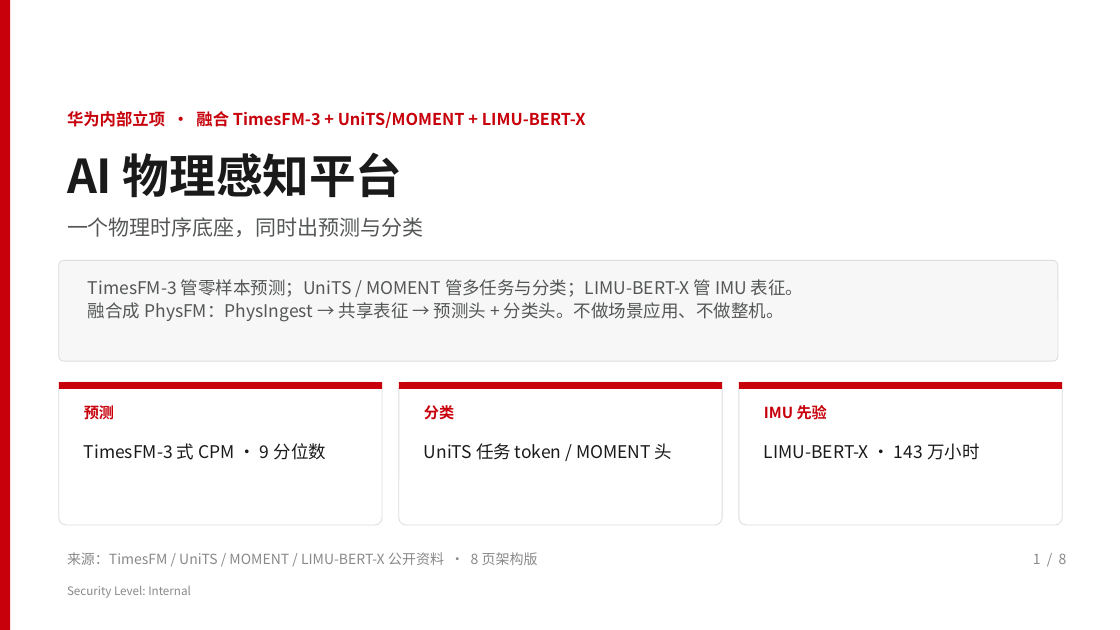
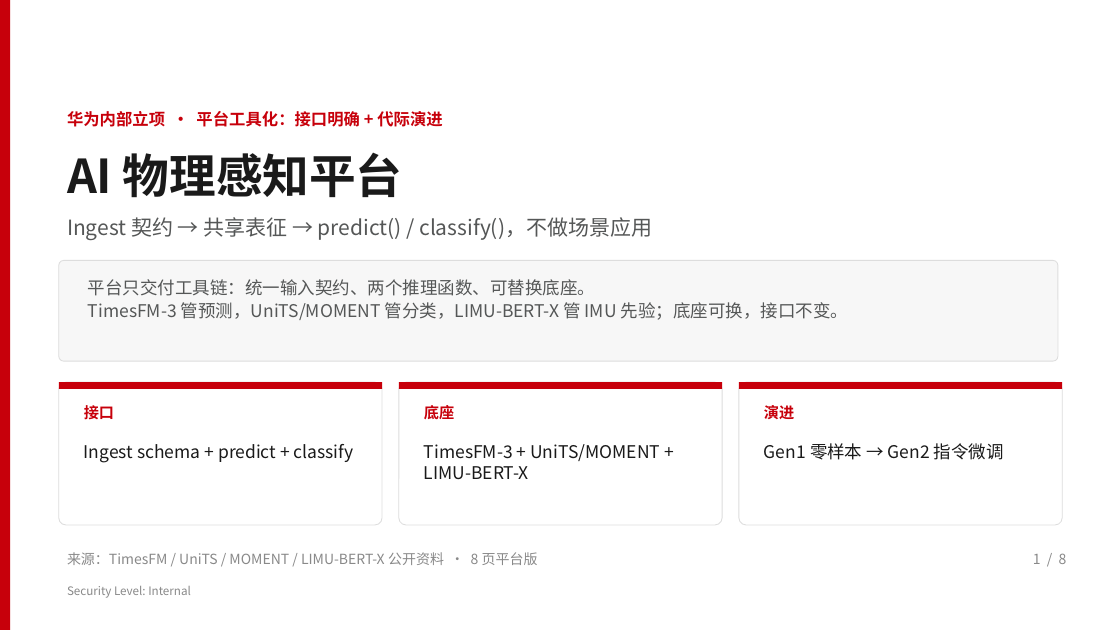
Before and after one commit to zhangrui1123/ai-physical-sensing, a slide deck: slide 1 of AI物理感知平台-华为汇报.pptx. Drawn at 1120x630 pixels with LibreOffice and Linux fonts; fonts in the diff are those of the drawing; background and template pictures are left out. Boxes give left, top, right and bottom in pixels: in the first picture for what was removed or moved away, otherwise in the second. Text is boxed around its words. In the diff, an @@ line names an element or a change of style, - is before the commit and + after.

```diff
--- a/AI物理感知平台-华为汇报.pptx
+++ b/AI物理感知平台-华为汇报.pptx
@@ text at (67, 111, 442, 127): text changed @@
-华为内部立项 · 融合 TimesFM-3 + UniTS/MOMENT + LIMU-BERT-X
+华为内部立项 · 平台工具化：接口明确 + 代际演进
@@ text at (67, 217, 652, 240): text changed @@
-一个物理时序底座，同时出预测与分类
+Ingest 契约 → 共享表征 → predict() / classify()，不做场景应用
@@ text at (88, 279, 848, 320): text changed @@
-TimesFM-3 管零样本预测；UniTS / MOMENT 管多任务与分类；LIMU-BERT-X 管 IMU 表征。
-融合成 PhysFM：PhysIngest → 共享表征 → 预测头 + 分类头。不做场景应用、不做整机。
+平台只交付工具链：统一输入契约、两个推理函数、可替换底座。
+TimesFM-3 管预测，UniTS/MOMENT 管分类，LIMU-BERT-X 管 IMU 先验；底座可换，接口不变。
@@ text at (84, 405, 114, 420): text changed @@
-预测
+接口
@@ text at (424, 403, 454, 423): text changed @@
-分类
+底座
@@ text at (764, 405, 794, 419): text changed @@
-IMU 先验
+演进
@@ text at (84, 444, 354, 463): text changed @@
-TimesFM-3 式 CPM · 9 分位数
+Ingest schema + predict + classify
@@ text at (424, 444, 660, 479): text changed @@
-UniTS 任务 token / MOMENT 头
+TimesFM-3 + UniTS/MOMENT + LIMU-BERT-X
@@ text at (764, 443, 1004, 460): text changed @@
-LIMU-BERT-X · 143 万小时
+Gen1 零样本 → Gen2 指令微调
@@ text at (67, 552, 538, 565): text changed @@
-来源：TimesFM / UniTS / MOMENT / LIMU-BERT-X 公开资料 · 8 页架构版
+来源：TimesFM / UniTS / MOMENT / LIMU-BERT-X 公开资料 · 8 页平台版
```
Also in this commit, not shown: 4 other slides changed, 3 slides added, 3 slides removed, 2 other files.
